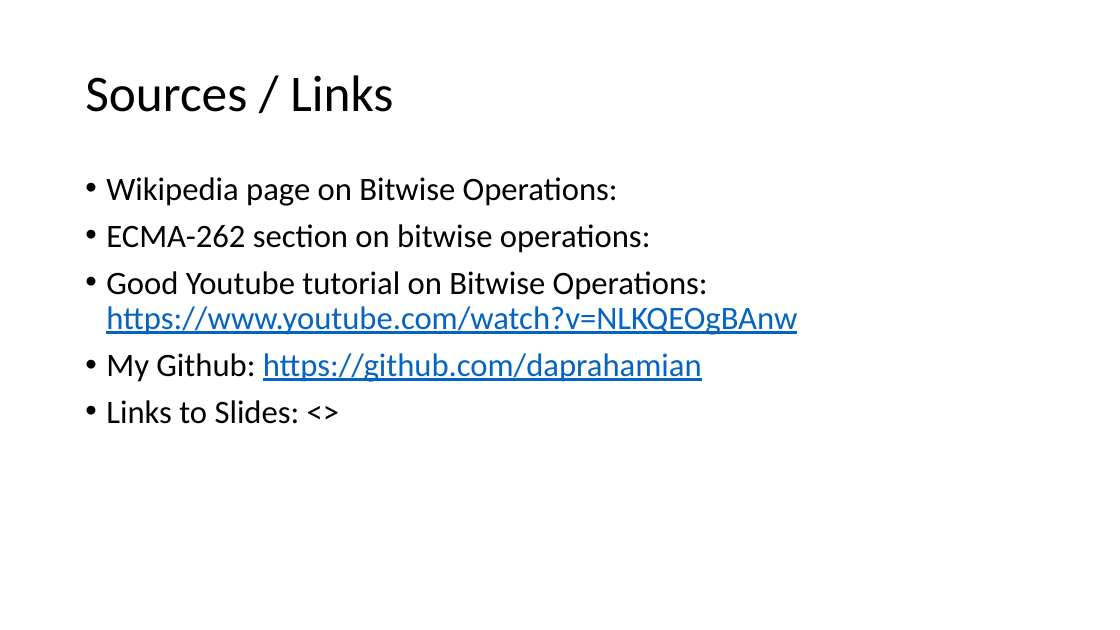
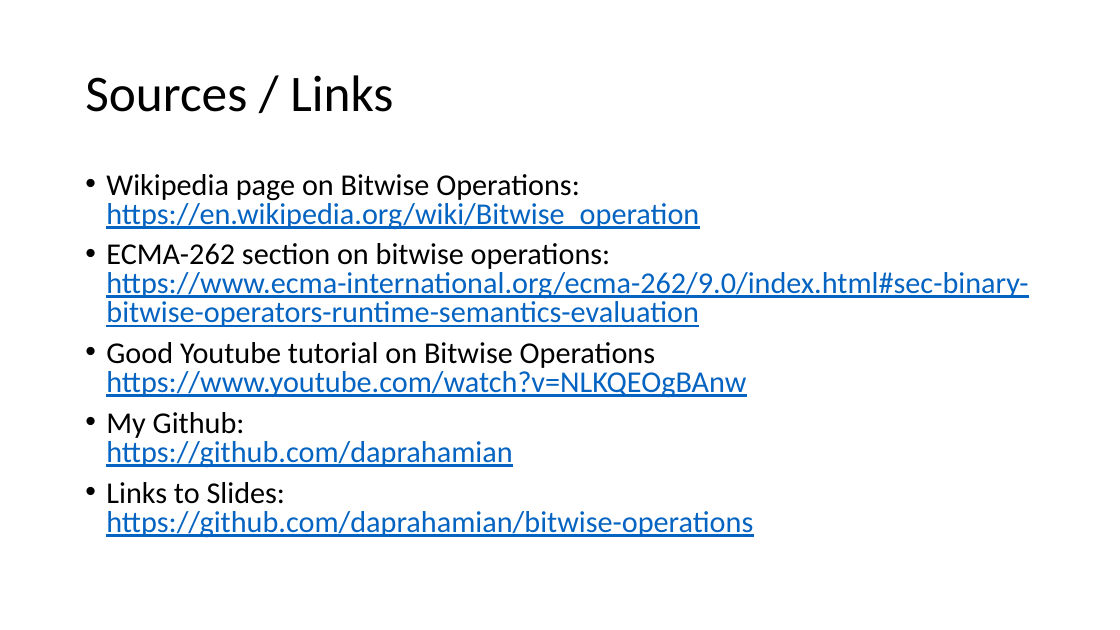
Before and after one commit to daprahamian/bitwise-operations, a slide deck: slide 38 of bitwise.pptx. Drawn at 1120x630 pixels with LibreOffice and Linux fonts; fonts in the diff are those of the drawing. Boxes give left, top, right and bottom in pixels: in the first picture for what was removed or moved away, otherwise in the second. Text is boxed around its words. In the diff, an @@ line names an element or a change of style, - is before the commit and + after.

Commit message:
adds sources / links

```diff
--- a/bitwise.pptx
+++ b/bitwise.pptx
@@ text at (x1=106, y1=174, x2=1028, y2=398): text changed; size 28 to 25.9 pt; text colour #000000 to #0563C1 @@
-• Wikipedia page on Bitwise Operations:
-• ECMA-262 section on bitwise operations:
-• Good Youtube tutorial on Bitwise Operations: https://www.youtube.com/watch?v=NLKQEOgBAnw
+• Wikipedia page on Bitwise Operations:
+  https://en.wikipedia.org/wiki/Bitwise_operation
+• ECMA-262 section on bitwise operations:
+  https://www.ecma-international.org/ecma-262/9.0/index.html#sec-binary-bitwise-operators-runtime-semantics-evaluation
+• Good Youtube tutorial on Bitwise Operations
+  https://www.youtube.com/watch?v=NLKQEOgBAnw
@@ text at (x1=106, y1=412, x2=512, y2=468): size 28 to 25.9 pt in "My Github: https://github.com/daprahamian"; line spacing 0.9 to 0.8 @@
@@ text at (x1=106, y1=482, x2=753, y2=538): text changed; size 28 to 25.9 pt; text colour #000000 to #0563C1 @@
-• Links to Slides: <>
+• Links to Slides:
+  https://github.com/daprahamian/bitwise-operations
```
